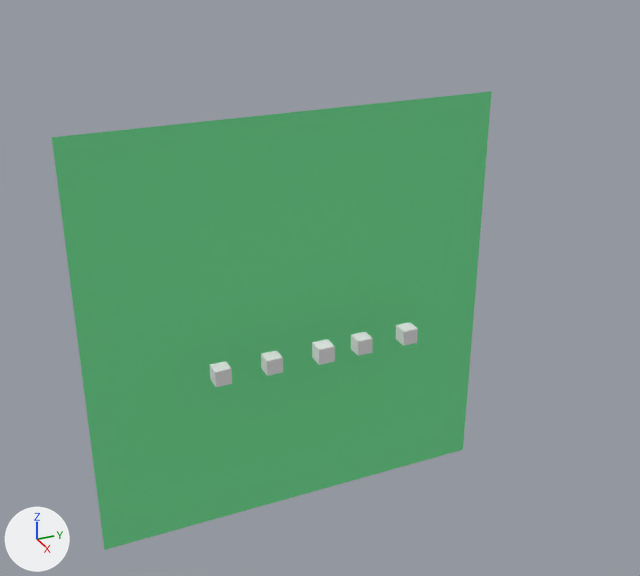
Before and after pictures for a commit that changed the Blender file samples/BlenderCave_OSC.blend.
Camera for both pictures: a 50 mm lens placed at (29.5, -13.4, 17.7), pointed at (-1.4, 0.5, 2.2). Arrows for +X, +Y and +Z are at lower left; the lights stay in place.

The first picture shows 'Instrument', 'Plane'.
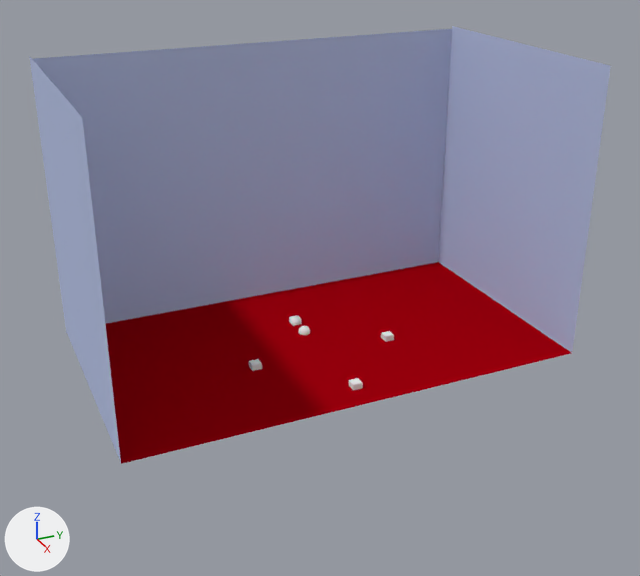
Pixel boxes [x1, y1, x2, y2] of what changed, in the pictures (640 x 576 px):
'Plane', recoloured, reshaped, moved, turned, rescaled (green to red)
    before: [52, 91, 492, 550]
    after: [105, 262, 571, 464]
'PlaneFront', added (blue)
    after: [33, 29, 452, 333]
'PlaneRight', added (blue)
    after: [438, 26, 611, 353]
'PlaneLeft', added (blue)
    after: [29, 56, 121, 462]
'Instrument', deleted
    before: [312, 339, 335, 365]

The change, as a list of edits to the scene's bpy script:
```text
Change mat_material_001:
    mat_material_001.base_color: (0.196, 0.8, 0.333) -> (0.491, 0.561, 0.8)  # green #7ae79c -> blue #bac5e7
Add mat_material_002:
    mat_material_002 = diffuse_material('Material.002')
    mat_material_002.base_color = (0.359, 0.0, 0.00445)  # red #a2000e
Add me_plane_001:
    me_plane_001.from_pydata([(1.0, -1.0, 0.0), (-1.0, -1.0, 0.0), (1.0, 1.0, 0.0), (-1.0, 1.0, 0.0)], [], [(2, 3, 1, 0)])
    me_plane_001.materials.append(mat_material_002)  # red #a2000e
Change ob_plane:
    ob_plane: bpy.data.objects.new('Plane', me_plane) -> bpy.data.objects.new('Plane', me_plane_001)
    ob_plane.location: (-2.92, 0.0, 0.0) -> (-1.07, 0.0, -0.05)
    ob_plane.rotation_euler: (0.0, 1.571, 0.0) -> (0.0, 6.283, 0.0)  # degrees (0, 90, 0) -> degrees (0, 360, 0)
    ob_plane.scale: (9.38, 9.38, 9.38) -> (5.33, 9.38, 5.87)
Remove ob_instrument:
    ob_instrument = bpy.data.objects.new('Instrument', me_cube)
    ob_instrument.location = (0.0, 0.0, 0.0)
    ob_instrument.scale = (0.352, 0.352, 0.352)
Add ob_planefront:
    ob_planefront = bpy.data.objects.new('PlaneFront', me_plane)
    ob_planefront.parent = ob_plane
    ob_planefront.matrix_parent_inverse = Matrix(((0.188, 0.0, 0.0, 0.201), (0.0, 0.107, 0.0, 0.0), (0.0, 0.0, 0.17, 0.00771), (0.0, 0.0, 0.0, 1.0)))
    ob_planefront.location = (-6.397, 0.0, 5.716)
    ob_planefront.rotation_euler = (0.0, 1.571, 0.0)  # degrees (0, 90, 0)
    ob_planefront.scale = (5.87, 9.38, 5.33)
Add ob_planeleft:
    ob_planeleft = bpy.data.objects.new('PlaneLeft', me_plane.copy())  # the mesh of ob_plane
    ob_planeleft.parent = ob_plane
    ob_planeleft.matrix_parent_inverse = Matrix(((0.188, 0.0, 0.0, 0.201), (0.0, 0.107, 0.0, 0.0), (0.0, 0.0, 0.17, 0.00771), (0.0, 0.0, 0.0, 1.0)))
    ob_planeleft.location = (-1.07, -9.384, 5.829)
    ob_planeleft.rotation_euler = (-1.571, 1.571, 0.0)  # degrees (-90, 90, 0)
    ob_planeleft.scale = (5.87, 5.33, 9.38)
Add ob_planeright:
    ob_planeright = bpy.data.objects.new('PlaneRight', me_plane.copy())  # the mesh of ob_plane
    ob_planeright.parent = ob_plane
    ob_planeright.matrix_parent_inverse = Matrix(((0.188, 0.0, 0.0, 0.201), (0.0, 0.107, 0.0, 0.0), (0.0, 0.0, 0.17, 0.00771), (0.0, 0.0, 0.0, 1.0)))
    ob_planeright.location = (-1.073, 9.381, 5.829)
    ob_planeright.rotation_euler = (-4.712, 1.571, 0.0)  # degrees (-270, 90, 0)
    ob_planeright.scale = (5.87, 5.33, 9.38)
```
